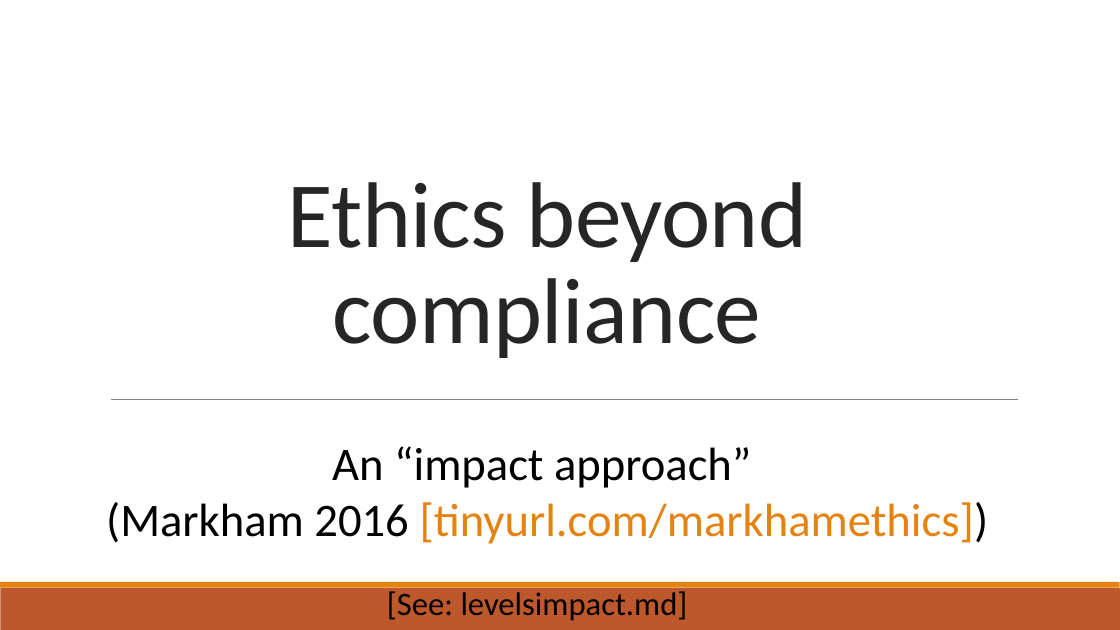
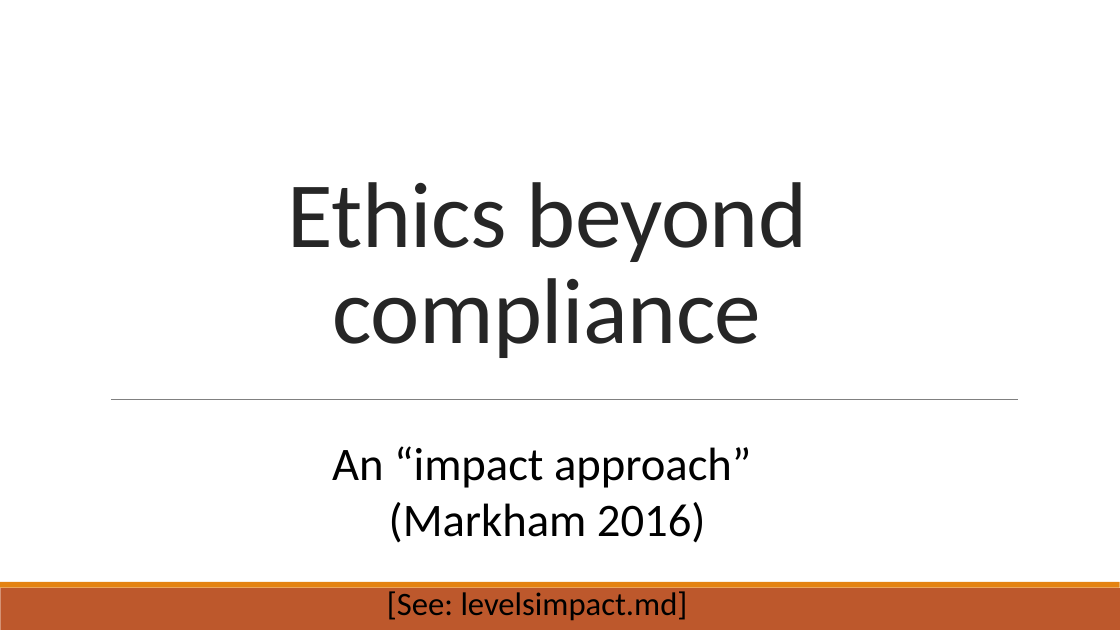
Before and after one commit to dhsouthbend/ethics, a slide deck: slide 13 of slides_ethics.pptx. Drawn at 1120x630 pixels with LibreOffice and Linux fonts; fonts in the diff are those of the drawing. Boxes give left, top, right and bottom in pixels: in the first picture for what was removed or moved away, otherwise in the second. Text is boxed around its words. In the diff, an @@ line names an element or a change of style, - is before the commit and + after.

```diff
--- a/slides_ethics.pptx
+++ b/slides_ethics.pptx
@@ text at [332,446,751,543]: text changed @@
-An “impact approach”
-(Markham 2016 [tinyurl.com/markhamethics])
+An “impact approach”
+(Markham 2016)
```
Also in this commit, not shown: 12 other slides changed, 2 slides added, 5 slides removed, 1 other file.
